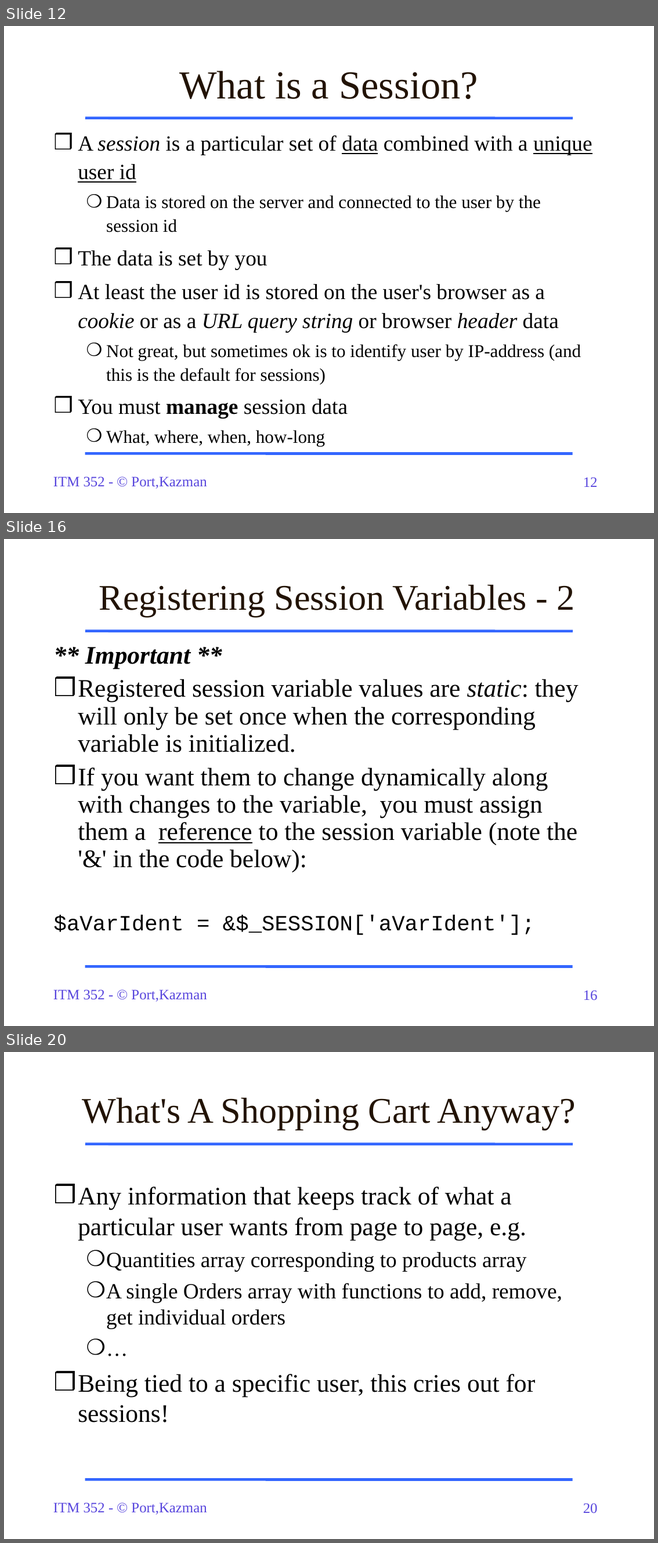
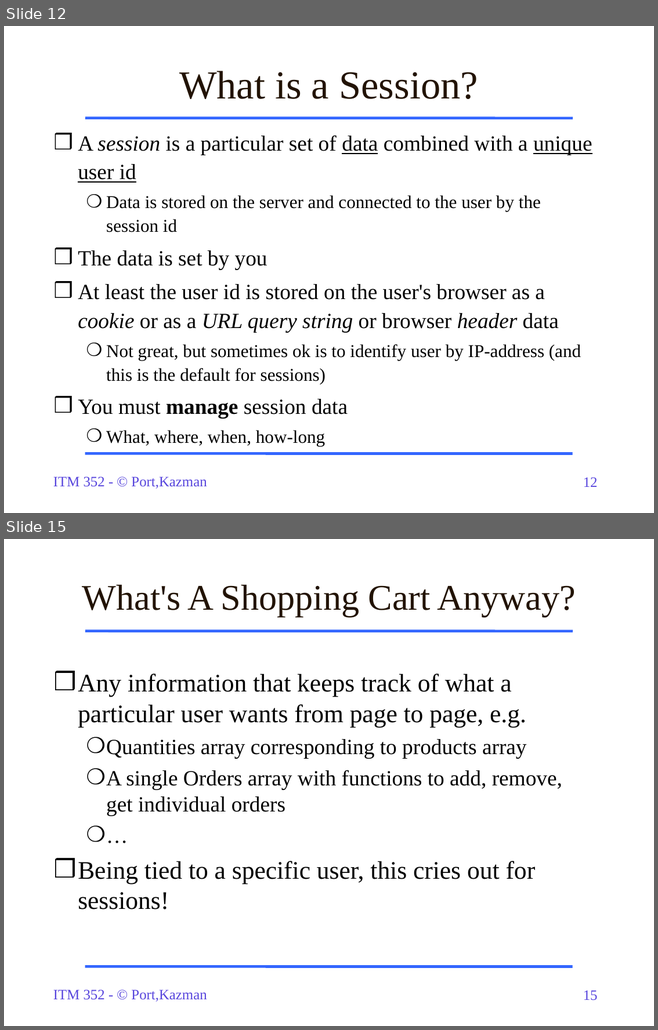
Before and after one commit to dport96/ITM352, a slide deck: morea/170.Cookies-Sessions/ITM352_Cookies_Sessions.ppt. Shown one above the other, each under a label of ours: slides 12, 16 and 20 before the commit, slides 12 and 15 after it; the slides between them are not shown. The pictures are 658x1543 and 658x1030 pixels, drawn with LibreOffice and Linux fonts; fonts in the diff are those of the drawing. Boxes give left, top, right and bottom in pixels: in the first picture for what was removed or moved away, otherwise in the second. Text is boxed around its words. In the diff, an @@ line names an element or a change of style, - is before the commit and + after.

```diff
--- a/morea/170.Cookies-Sessions/ITM352_Cookies_Sessions.ppt
+++ b/morea/170.Cookies-Sessions/ITM352_Cookies_Sessions.ppt
@@ slide 16 removed at <box>4,539,654,1026</box>, background #FFFFFF; not listed: 4 template elements that a slide beside it also shows @@
@@ text removed at <box>99,584,575,617</box> @@
-Registering Session Variables - 2
@@ text removed at <box>54,647,578,935</box> @@
-** Important **
-❒ Registered session variable values are static: they will only be set once when the corresponding variable is initialized.
-❒ If you want them to change dynamically along with changes to the variable, you must assign them a reference to the session variable (note the '&' in the code below):
-$aVarIdent = &$_SESSION['aVarIdent'];
@@ what was slide 20 is now slide 15 @@
@@ page number at <box>583,990,597,1001</box>: text changed @@
-20
+15
```
Also in this commit, not shown: 6 slides changed, 2 slides added, 7 other slides removed, 1 other file.
